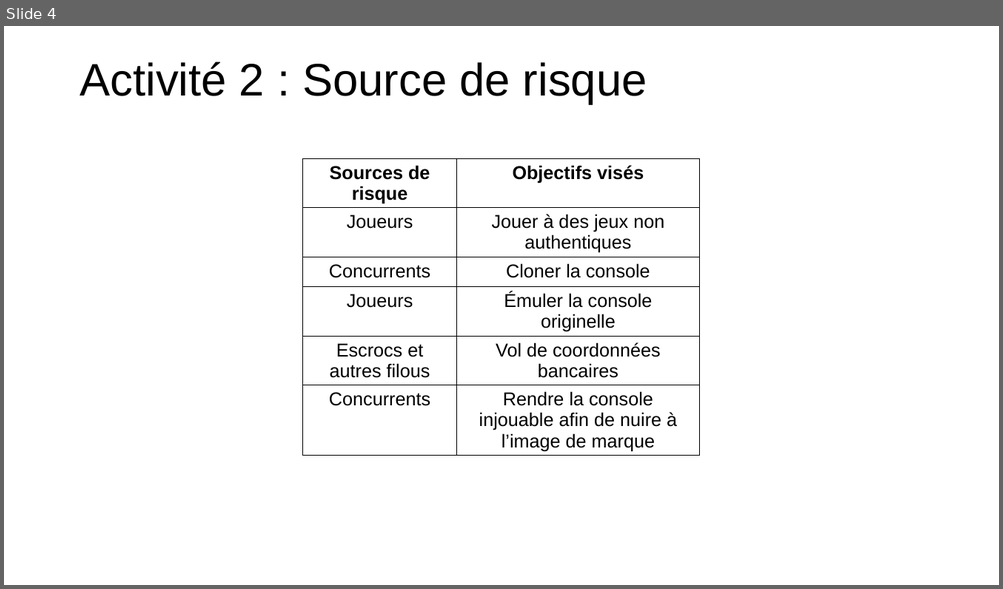
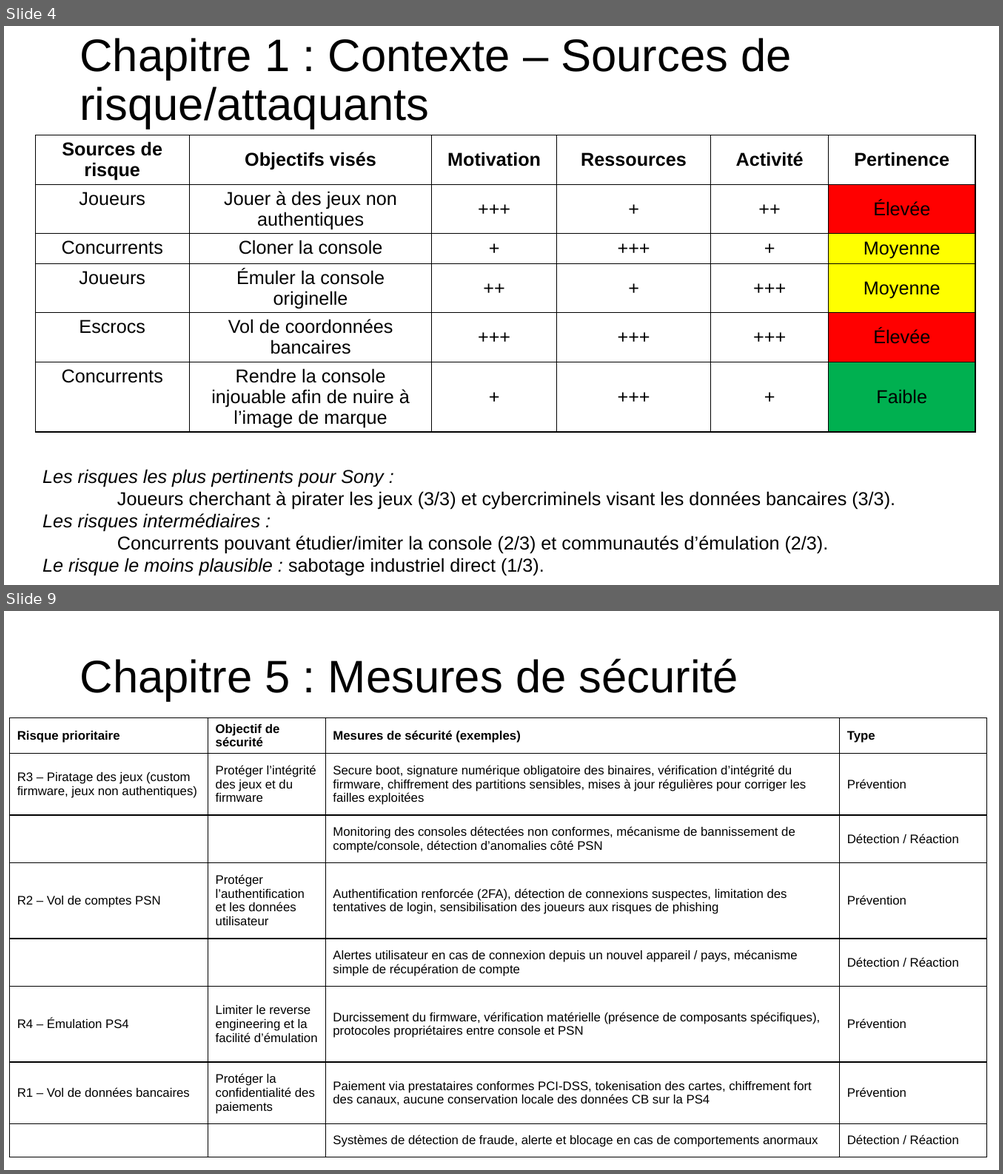
Before and after one commit to theox33/Securite_SE, a slide deck: Exercice PS4/Atelier 1/Diaporama.pptx. Shown one above the other, each under a label of ours: slide 4 before the commit, slides 4 and 9 after it; the slides between them are not shown. The pictures are 1003x589 and 1003x1174 pixels, drawn with LibreOffice and Linux fonts; fonts in the diff are those of the drawing. Boxes give left, top, right and bottom in pixels: in the first picture for what was removed or moved away, otherwise in the second. Text is boxed around its words. In the diff, an @@ line names an element or a change of style, - is before the commit and + after.

Commit message:
Mise à jour du fichier Diaporama.pptx

```diff
--- a/Exercice PS4/Atelier 1/Diaporama.pptx
+++ b/Exercice PS4/Atelier 1/Diaporama.pptx
@@ slide 9 added at (4, 611, 999, 1170), background #FFFFFF @@
@@ title added at (80, 658, 739, 701), 44 pt, text #000000 @@
+Chapitre 5 : Mesures de sécurité
@@ table added at (10, 718, 987, 1170), 8 rows, 4 columns @@
+Risque prioritaire | Objectif de sécurité | Mesures de sécurité (exemples) | Type
+R3 – Piratage des jeux (custom firmware, jeux non authentiques) | Protéger l’intégrité des jeux et du firmware | Secure boot, signature numérique obligatoire des binaires, vérification d’intégrité du firmware, chiffrement des partitions sensibles, mises à jour régulières pour corriger les failles exploitées | Prévention
+ |  | Monitoring des consoles détectées non conformes, mécanisme de bannissement de compte/console, détection d’anomalies côté PSN | Détection / Réaction
+R2 – Vol de comptes PSN | Protéger l’authentification et les données utilisateur | Authentification renforcée (2FA), détection de connexions suspectes, limitation des tentatives de login, sensibilisation des joueurs aux risques de phishing | Prévention
+ |  | Alertes utilisateur en cas de connexion depuis un nouvel appareil / pays, mécanisme simple de récupération de compte | Détection / Réaction
+R4 – Émulation PS4 | Limiter le reverse engineering et la facilité d’émulation | Durcissement du firmware, vérification matérielle (présence de composants spécifiques), protocoles propriétaires entre console et PSN | Prévention
+R1 – Vol de données bancaires | Protéger la confidentialité des paiements | Paiement via prestataires conformes PCI-DSS, tokenisation des cartes, chiffrement fort des canaux, aucune conservation locale des données CB sur la PS4 | Prévention
+ |  | Systèmes de détection de fraude, alerte et blocage en cas de comportements anormaux | Détection / Réaction
@@ slide 4 changed as well @@
@@ title at (79, 38, 791, 129): text changed @@
-Activité 2 : Source de risque
+Chapitre 1 : Contexte – Sources de risque/attaquants
@@ table at (35, 136, 976, 450) @@
-column 1, row 5: Escrocs et autres filous
+column 1, row 5: Escrocs
+column 3: Motivation | +++ | + | ++ | +++ | +
+column 4: Ressources | + | +++ | + | +++ | +++
+column 5: Activité | ++ | + | +++ | +++ | +
+column 6: Pertinence | Élevée | Moyenne | Moyenne | Élevée | Faible
@@ table: place and size @@
-table at (302, 158, 700, 473)
+table at (35, 136, 976, 450)
@@ text added at (42, 469, 895, 577), 18 pt, text #000000 @@
+Les risques les plus pertinents pour Sony :
+Joueurs cherchant à pirater les jeux (3/3) et cybercriminels visant les données bancaires (3/3).
+Les risques intermédiaires :
+Concurrents pouvant étudier/imiter la console (2/3) et communautés d’émulation (2/3).
+Le risque le moins plausible : sabotage industriel direct (1/3).
```
Also in this commit, not shown: 2 other slides changed, 6 other slides added, 2 slides removed, 1 other file.
